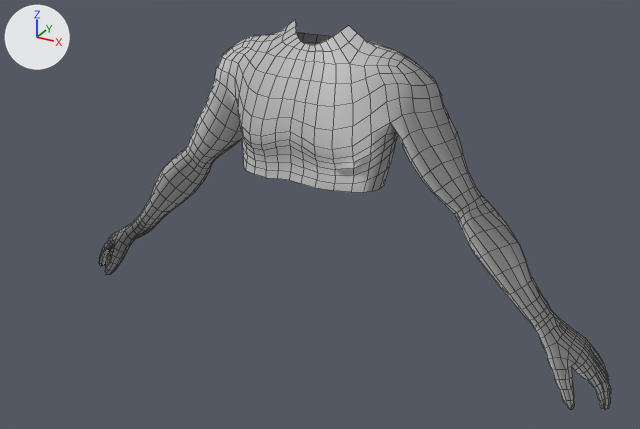
Renders of the FBX model Assets/models/TorsoModel/Torso.fbx from each side of a commit.
Rendered twice from a camera (50 mm lens) standing at (0.0288, -0.0526, 0.0718) and looking at (0.0034, -0.0066, 0.0488). Lighting does not change. The marker at upper left points along +X, +Y and +Z. Mesh edges are drawn as thin lines. Where no turn or scale is listed for an object, it has been applied to the vertices.
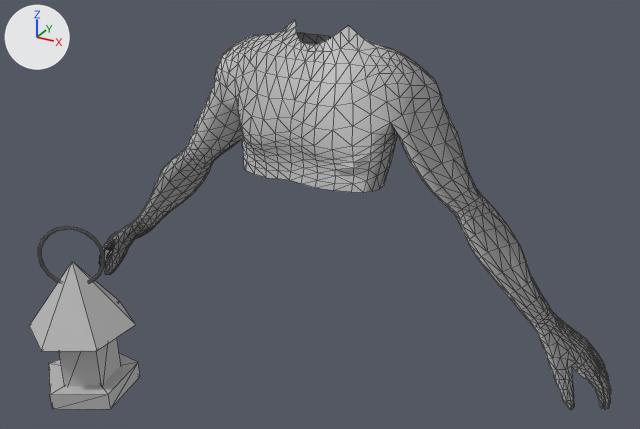
Edits to the scene script, one JSON object a line:
```json
{"op": "add", "block": "me_mesh_001", "code": ["me_mesh_001 = bpy.data.meshes.new('Mesh.001')", "me_mesh_001.from_pydata(...)  # a torus around x (ring radius 0.188, tube radius 0.009) spanning x -0.017..0.0, y 0.156..0.55, z -0.197..0.197; a 5-sided cylinder along y spanning x -0.251..0.291, y -0.55..-0.443, z -0.285..0.285; a 6-sided cone pointing to +y spanning x -0.291..0.274, y -0.111..0.325, z -0.326..0.326; a 5-sided cylinder along y spanning x -0.163..0.182, y -0.495..0.002, z -0.182..0.182", "me_mesh_001.materials.append(mat_lambert1)  # grey #bcbcbc"]}
{"op": "remove", "block": "ob_lantern_polysurface1", "code": "ob_lantern_polysurface1.parent = ob_lantern_ptorus2"}
{"op": "set", "path": "ob_lantern_polysurface1", "old": "bpy.data.objects.new('Lantern:polySurface1', None)", "new": "bpy.data.objects.new('Lantern:polySurface1', me_mesh_001)"}
{"op": "set", "path": "ob_lantern_polysurface1.location", "old": "(0.0, -1.161, 0.0)", "new": "(-0.00636, -0.0186, 0.0452)"}
{"op": "set", "path": "ob_lantern_polysurface1.rotation_euler", "old": "(0.0, 0.0, 0.0)", "new": "(1.544, -0.0124, 2.049)", "note": "degrees (0, 0, 0) -> degrees (88, -0.7, 117)"}
{"op": "set", "path": "ob_lantern_polysurface1.scale", "old": "(1.0, 1.0, 1.0)", "new": "(0.01, 0.01, 0.01)"}
```

Where the change shows, as pixel boxes [x1, y1, x2, y2] in the pictures (640 x 429 px):
```json
{"object": "Lantern:polySurface1", "change": "now drawn", "after": [29, 226, 140, 409]}
```
